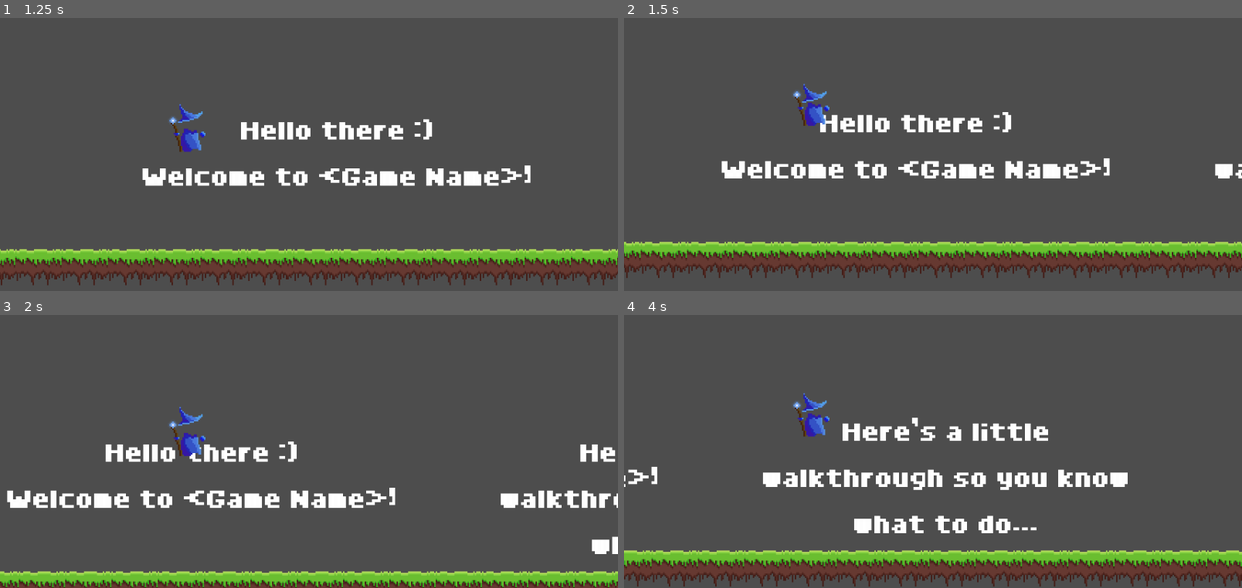
Above: before the commit, frames 1-4 (two rows, left to right).
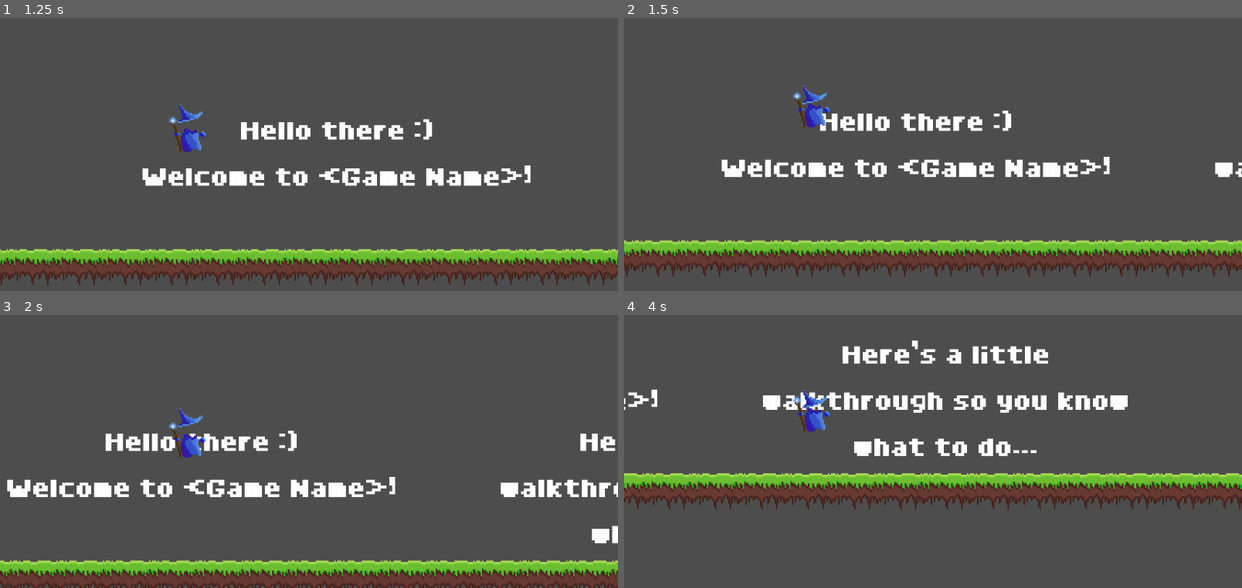
Above: after the commit, the same moments.

Repository: morganlabs-college/barrys-adventure
Game: Godot game, scene res://levels/tutorial/tutorial.tscn
The game is run twice, just before and just after one commit, with the same random seed, the same clock (stepped at 60 frames per second) and the same inputs.
Inputs:
- Up to frame 1 (1.25 s): hold Space (Jump) from 0.53 s (still down)
- Up to frame 2 (1.5 s): release Space (Jump) at 1.28 s; tap Space (Jump) at 1.35 s
- Up to frame 3 (2 s): tap Space (Jump) at 1.52, 1.82 s
- Up to frame 4 (4 s): hold Space (Jump) 2.03-2.78 s; tap Space (Jump) at 2.85, 3.02, 3.32 s; hold Space (Jump) from 3.53 s (still down)

Frame 1 is identical in both runs. In frame 2, 5.2% of the frame differs, in the area x 0-100%, y 24-96%; in frame 3, 16%; in frame 4, 27%, in the area x 0-100%, y 9-100%.

Commit message:
fix: double-jump
If player does *not* jump before jumping while mid-air, use full-power jump.

If player jumps and then attempts to jump again, use 75% of full jump power.

Diff:
--- a/src/components/player/movement.gd
+++ b/src/components/player/movement.gd
@@ -8,6 +8,7 @@
 
 @export var speed := 200.0
 
+var has_jumped := false
 var has_double_jumped := false
 var direction := DIRECTIONS.FORWARD
 
@@ -35,16 +36,20 @@
 
 func handle_jump():
 	if Input.is_action_pressed("Jump"):
-		if is_on_floor():
+		if is_on_floor() and !has_jumped:
 			velocity.y = jump_velocity
+			has_jumped = true
 			return
 
 	if Input.is_action_just_pressed("Jump") and !is_on_floor() and !has_double_jumped:
-		velocity.y = jump_velocity / 1.25
+		var multiplier = 0.75 if has_jumped else 1.0
+		velocity.y = jump_velocity * multiplier
 		direction = DIRECTIONS.RISING
 		has_double_jumped = true
+		return
 
 	if is_on_floor():
+		has_jumped = false
 		has_double_jumped = false
 
 
--- a/src/levels/normal.tscn
+++ b/src/levels/normal.tscn
@@ -87,62 +87,62 @@
 shape = SubResource("WorldBoundaryShape2D_dpo37")
 
 [connection signal="body_entered" from="Environment/Items/Mana" to="Environment/Items/Mana" method="_on_body_entered"]
-[connection signal="body_entered" from="Environment/Items/@Area2D@19673" to="Environment/Items/@Area2D@19673" method="_on_body_entered"]
-[connection signal="body_entered" from="Environment/Items/@Area2D@19674" to="Environment/Items/@Area2D@19674" method="_on_body_entered"]
-[connection signal="body_entered" from="Environment/Items/@Area2D@19675" to="Environment/Items/@Area2D@19675" method="_on_body_entered"]
-[connection signal="body_entered" from="Environment/Items/@Area2D@19676" to="Environment/Items/@Area2D@19676" method="_on_body_entered"]
-[connection signal="body_entered" from="Environment/Items/@Area2D@19677" to="Environment/Items/@Area2D@19677" method="_on_body_entered"]
-[connection signal="body_entered" from="Environment/Items/@Area2D@19678" to="Environment/Items/@Area2D@19678" method="_on_body_entered"]
-[connection signal="body_entered" from="Environment/Items/@Area2D@19679" to="Environment/Items/@Area2D@19679" method="_on_body_entered"]
-[connection signal="body_entered" from="Environment/Items/@Area2D@19680" to="Environment/Items/@Area2D@19680" method="_on_body_entered"]
-[connection signal="body_entered" from="Environment/Items/@Area2D@19681" to="Environment/Items/@Area2D@19681" method="_on_body_entered"]
-[connection signal="body_entered" from="Environment/Items/@Area2D@19682" to="Environment/Items/@Area2D@19682" method="_on_body_entered"]
-[connection signal="body_entered" from="Environment/Items/@Area2D@19683" to="Environment/Items/@Area2D@19683" method="_on_body_entered"]
-[connection signal="body_entered" from="Environment/Items/@Area2D@19684" to="Environment/Items/@Area2D@19684" method="_on_body_entered"]
-[connection signal="body_entered" from="Environment/Items/@Area2D@19685" to="Environment/Items/@Area2D@19685" method="_on_body_entered"]
-[connection signal="body_entered" from="Environment/Items/@Area2D@19686" to="Environment/Items/@Area2D@19686" method="_on_body_entered"]
-[connection signal="body_entered" from="Environment/Items/@Area2D@19687" to="Environment/Items/@Area2D@19687" method="_on_body_entered"]
-[connection signal="body_entered" from="Environment/Items/@Area2D@19688" to="Environment/Items/@Area2D@19688" method="_on_body_entered"]
-[connection signal="body_entered" from="Environment/Items/@Area2D@19689" to="Environment/Items/@Area2D@19689" method="_on_body_entered"]
-[connection signal="body_entered" from="Environment/Items/@Area2D@19690" to="Environment/Items/@Area2D@19690" method="_on_body_entered"]
-[connection signal="body_entered" from="Environment/Items/@Area2D@19691" to="Environment/Items/@Area2D@19691" method="_on_body_entered"]
-[connection signal="body_entered" from="Environment/Items/@Area2D@19692" to="Environment/Items/@Area2D@19692" method="_on_body_entered"]
-[connection signal="body_entered" from="Environment/Items/@Area2D@19693" to="Environment/Items/@Area2D@19693" method="_on_body_entered"]
-[connection signal="body_entered" from="Environment/Items/@Area2D@19694" to="Environment/Items/@Area2D@19694" method="_on_body_entered"]
-[connection signal="body_entered" from="Environment/Items/@Area2D@19695" to="Environment/Items/@Area2D@19695" method="_on_body_entered"]
-[connection signal="body_entered" from="Environment/Items/@Area2D@19696" to="Environment/Items/@Area2D@19696" method="_on_body_entered"]
-[connection signal="body_entered" from="Environment/Items/@Area2D@19697" to="Environment/Items/@Area2D@19697" method="_on_body_entered"]
-[connection signal="body_entered" from="Environment/Items/@Area2D@19698" to="Environment/Items/@Area2D@19698" method="_on_body_entered"]
-[connection signal="body_entered" from="Environment/Items/@Area2D@19699" to="Environment/Items/@Area2D@19699" method="_on_body_entered"]
-[connection signal="body_entered" from="Environment/Items/@Area2D@19700" to="Environment/Items/@Area2D@19700" method="_on_body_entered"]
-[connection signal="body_entered" from="Environment/Items/@Area2D@19701" to="Environment/Items/@Area2D@19701" method="_on_body_entered"]
-[connection signal="body_entered" from="Environment/Items/@Area2D@19702" to="Environment/Items/@Area2D@19702" method="_on_body_entered"]
-[connection signal="body_entered" from="Environment/Items/@Area2D@19703" to="Environment/Items/@Area2D@19703" method="_on_body_entered"]
-[connection signal="body_entered" from="Environment/Items/@Area2D@19704" to="Environment/Items/@Area2D@19704" method="_on_body_entered"]
-[connection signal="body_entered" from="Environment/Items/@Area2D@19705" to="Environment/Items/@Area2D@19705" method="_on_body_entered"]
-[connection signal="body_entered" from="Environment/Items/@Area2D@19706" to="Environment/Items/@Area2D@19706" method="_on_body_entered"]
-[connection signal="body_entered" from="Environment/Items/@Area2D@19707" to="Environment/Items/@Area2D@19707" method="_on_body_entered"]
-[connection signal="body_entered" from="Environment/Items/@Area2D@19708" to="Environment/Items/@Area2D@19708" method="_on_body_entered"]
-[connection signal="body_entered" from="Environment/Items/@Area2D@19709" to="Environment/Items/@Area2D@19709" method="_on_body_entered"]
-[connection signal="body_entered" from="Environment/Items/@Area2D@19710" to="Environment/Items/@Area2D@19710" method="_on_body_entered"]
-[connection signal="body_entered" from="Environment/Items/@Area2D@19711" to="Environment/Items/@Area2D@19711" method="_on_body_entered"]
-[connection signal="body_entered" from="Environment/Items/@Area2D@19712" to="Environment/Items/@Area2D@19712" method="_on_body_entered"]
-[connection signal="body_entered" from="Environment/Items/@Area2D@19713" to="Environment/Items/@Area2D@19713" method="_on_body_entered"]
-[connection signal="body_entered" from="Environment/Items/@Area2D@19714" to="Environment/Items/@Area2D@19714" method="_on_body_entered"]
-[connection signal="body_entered" from="Environment/Items/@Area2D@19715" to="Environment/Items/@Area2D@19715" method="_on_body_entered"]
-[connection signal="body_entered" from="Environment/Items/@Area2D@19716" to="Environment/Items/@Area2D@19716" method="_on_body_entered"]
-[connection signal="body_entered" from="Environment/Items/@Area2D@19717" to="Environment/Items/@Area2D@19717" method="_on_body_entered"]
-[connection signal="body_entered" from="Environment/Items/@Area2D@19718" to="Environment/Items/@Area2D@19718" method="_on_body_entered"]
-[connection signal="body_entered" from="Environment/Items/@Area2D@19719" to="Environment/Items/@Area2D@19719" method="_on_body_entered"]
-[connection signal="body_entered" from="Environment/Items/@Area2D@19720" to="Environment/Items/@Area2D@19720" method="_on_body_entered"]
-[connection signal="body_entered" from="Environment/Items/@Area2D@19721" to="Environment/Items/@Area2D@19721" method="_on_body_entered"]
-[connection signal="body_entered" from="Environment/Items/@Area2D@19722" to="Environment/Items/@Area2D@19722" method="_on_body_entered"]
-[connection signal="body_entered" from="Environment/Items/@Area2D@19723" to="Environment/Items/@Area2D@19723" method="_on_body_entered"]
-[connection signal="body_entered" from="Environment/Items/@Area2D@19724" to="Environment/Items/@Area2D@19724" method="_on_body_entered"]
-[connection signal="body_entered" from="Environment/Items/@Area2D@19725" to="Environment/Items/@Area2D@19725" method="_on_body_entered"]
-[connection signal="body_entered" from="Environment/Items/@Area2D@19726" to="Environment/Items/@Area2D@19726" method="_on_body_entered"]
-[connection signal="body_entered" from="Environment/Items/@Area2D@19727" to="Environment/Items/@Area2D@19727" method="_on_body_entered"]
-[connection signal="body_entered" from="Environment/Items/@Area2D@19728" to="Environment/Items/@Area2D@19728" method="_on_body_entered"]
-[connection signal="body_entered" from="Environment/Items/@Area2D@19729" to="Environment/Items/@Area2D@19729" method="_on_body_entered"]
-[connection signal="body_entered" from="Environment/Items/@Area2D@19730" to="Environment/Items/@Area2D@19730" method="_on_body_entered"]
-[connection signal="body_entered" from="Environment/Items/@Area2D@19731" to="Environment/Items/@Area2D@19731" method="_on_body_entered"]
+[connection signal="body_entered" from="Environment/Items/@Area2D@24438" to="Environment/Items/@Area2D@24438" method="_on_body_entered"]
+[connection signal="body_entered" from="Environment/Items/@Area2D@24439" to="Environment/Items/@Area2D@24439" method="_on_body_entered"]
+[connection signal="body_entered" from="Environment/Items/@Area2D@24440" to="Environment/Items/@Area2D@24440" method="_on_body_entered"]
+[connection signal="body_entered" from="Environment/Items/@Area2D@24441" to="Environment/Items/@Area2D@24441" method="_on_body_entered"]
+[connection signal="body_entered" from="Environment/Items/@Area2D@24442" to="Environment/Items/@Area2D@24442" method="_on_body_entered"]
+[connection signal="body_entered" from="Environment/Items/@Area2D@24443" to="Environment/Items/@Area2D@24443" method="_on_body_entered"]
+[connection signal="body_entered" from="Environment/Items/@Area2D@24444" to="Environment/Items/@Area2D@24444" method="_on_body_entered"]
+[connection signal="body_entered" from="Environment/Items/@Area2D@24445" to="Environment/Items/@Area2D@24445" method="_on_body_entered"]
+[connection signal="body_entered" from="Environment/Items/@Area2D@24446" to="Environment/Items/@Area2D@24446" method="_on_body_entered"]
+[connection signal="body_entered" from="Environment/Items/@Area2D@24447" to="Environment/Items/@Area2D@24447" method="_on_body_entered"]
+[connection signal="body_entered" from="Environment/Items/@Area2D@24448" to="Environment/Items/@Area2D@24448" method="_on_body_entered"]
+[connection signal="body_entered" from="Environment/Items/@Area2D@24449" to="Environment/Items/@Area2D@24449" method="_on_body_entered"]
+[connection signal="body_entered" from="Environment/Items/@Area2D@24450" to="Environment/Items/@Area2D@24450" method="_on_body_entered"]
+[connection signal="body_entered" from="Environment/Items/@Area2D@24451" to="Environment/Items/@Area2D@24451" method="_on_body_entered"]
+[connection signal="body_entered" from="Environment/Items/@Area2D@24452" to="Environment/Items/@Area2D@24452" method="_on_body_entered"]
+[connection signal="body_entered" from="Environment/Items/@Area2D@24453" to="Environment/Items/@Area2D@24453" method="_on_body_entered"]
+[connection signal="body_entered" from="Environment/Items/@Area2D@24454" to="Environment/Items/@Area2D@24454" method="_on_body_entered"]
+[connection signal="body_entered" from="Environment/Items/@Area2D@24455" to="Environment/Items/@Area2D@24455" method="_on_body_entered"]
+[connection signal="body_entered" from="Environment/Items/@Area2D@24456" to="Environment/Items/@Area2D@24456" method="_on_body_entered"]
+[connection signal="body_entered" from="Environment/Items/@Area2D@24457" to="Environment/Items/@Area2D@24457" method="_on_body_entered"]
+[connection signal="body_entered" from="Environment/Items/@Area2D@24458" to="Environment/Items/@Area2D@24458" method="_on_body_entered"]
+[connection signal="body_entered" from="Environment/Items/@Area2D@24459" to="Environment/Items/@Area2D@24459" method="_on_body_entered"]
+[connection signal="body_entered" from="Environment/Items/@Area2D@24460" to="Environment/Items/@Area2D@24460" method="_on_body_entered"]
+[connection signal="body_entered" from="Environment/Items/@Area2D@24461" to="Environment/Items/@Area2D@24461" method="_on_body_entered"]
+[connection signal="body_entered" from="Environment/Items/@Area2D@24462" to="Environment/Items/@Area2D@24462" method="_on_body_entered"]
+[connection signal="body_entered" from="Environment/Items/@Area2D@24463" to="Environment/Items/@Area2D@24463" method="_on_body_entered"]
+[connection signal="body_entered" from="Environment/Items/@Area2D@24464" to="Environment/Items/@Area2D@24464" method="_on_body_entered"]
+[connection signal="body_entered" from="Environment/Items/@Area2D@24465" to="Environment/Items/@Area2D@24465" method="_on_body_entered"]
+[connection signal="body_entered" from="Environment/Items/@Area2D@24466" to="Environment/Items/@Area2D@24466" method="_on_body_entered"]
+[connection signal="body_entered" from="Environment/Items/@Area2D@24467" to="Environment/Items/@Area2D@24467" method="_on_body_entered"]
+[connection signal="body_entered" from="Environment/Items/@Area2D@24468" to="Environment/Items/@Area2D@24468" method="_on_body_entered"]
+[connection signal="body_entered" from="Environment/Items/@Area2D@24469" to="Environment/Items/@Area2D@24469" method="_on_body_entered"]
+[connection signal="body_entered" from="Environment/Items/@Area2D@24470" to="Environment/Items/@Area2D@24470" method="_on_body_entered"]
+[connection signal="body_entered" from="Environment/Items/@Area2D@24471" to="Environment/Items/@Area2D@24471" method="_on_body_entered"]
+[connection signal="body_entered" from="Environment/Items/@Area2D@24472" to="Environment/Items/@Area2D@24472" method="_on_body_entered"]
+[connection signal="body_entered" from="Environment/Items/@Area2D@24473" to="Environment/Items/@Area2D@24473" method="_on_body_entered"]
+[connection signal="body_entered" from="Environment/Items/@Area2D@24474" to="Environment/Items/@Area2D@24474" method="_on_body_entered"]
+[connection signal="body_entered" from="Environment/Items/@Area2D@24475" to="Environment/Items/@Area2D@24475" method="_on_body_entered"]
+[connection signal="body_entered" from="Environment/Items/@Area2D@24476" to="Environment/Items/@Area2D@24476" method="_on_body_entered"]
+[connection signal="body_entered" from="Environment/Items/@Area2D@24477" to="Environment/Items/@Area2D@24477" method="_on_body_entered"]
+[connection signal="body_entered" from="Environment/Items/@Area2D@24478" to="Environment/Items/@Area2D@24478" method="_on_body_entered"]
+[connection signal="body_entered" from="Environment/Items/@Area2D@24479" to="Environment/Items/@Area2D@24479" method="_on_body_entered"]
+[connection signal="body_entered" from="Environment/Items/@Area2D@24480" to="Environment/Items/@Area2D@24480" method="_on_body_entered"]
+[connection signal="body_entered" from="Environment/Items/@Area2D@24481" to="Environment/Items/@Area2D@24481" method="_on_body_entered"]
+[connection signal="body_entered" from="Environment/Items/@Area2D@24482" to="Environment/Items/@Area2D@24482" method="_on_body_entered"]
+[connection signal="body_entered" from="Environment/Items/@Area2D@24483" to="Environment/Items/@Area2D@24483" method="_on_body_entered"]
+[connection signal="body_entered" from="Environment/Items/@Area2D@24484" to="Environment/Items/@Area2D@24484" method="_on_body_entered"]
+[connection signal="body_entered" from="Environment/Items/@Area2D@24485" to="Environment/Items/@Area2D@24485" method="_on_body_entered"]
+[connection signal="body_entered" from="Environment/Items/@Area2D@24486" to="Environment/Items/@Area2D@24486" method="_on_body_entered"]
+[connection signal="body_entered" from="Environment/Items/@Area2D@24487" to="Environment/Items/@Area2D@24487" method="_on_body_entered"]
+[connection signal="body_entered" from="Environment/Items/@Area2D@24488" to="Environment/Items/@Area2D@24488" method="_on_body_entered"]
+[connection signal="body_entered" from="Environment/Items/@Area2D@24489" to="Environment/Items/@Area2D@24489" method="_on_body_entered"]
+[connection signal="body_entered" from="Environment/Items/@Area2D@24490" to="Environment/Items/@Area2D@24490" method="_on_body_entered"]
+[connection signal="body_entered" from="Environment/Items/@Area2D@24491" to="Environment/Items/@Area2D@24491" method="_on_body_entered"]
+[connection signal="body_entered" from="Environment/Items/@Area2D@24492" to="Environment/Items/@Area2D@24492" method="_on_body_entered"]
+[connection signal="body_entered" from="Environment/Items/@Area2D@24493" to="Environment/Items/@Area2D@24493" method="_on_body_entered"]
+[connection signal="body_entered" from="Environment/Items/@Area2D@24494" to="Environment/Items/@Area2D@24494" method="_on_body_entered"]
+[connection signal="body_entered" from="Environment/Items/@Area2D@24495" to="Environment/Items/@Area2D@24495" method="_on_body_entered"]
+[connection signal="body_entered" from="Environment/Items/@Area2D@24496" to="Environment/Items/@Area2D@24496" method="_on_body_entered"]
Not shown: 3 places in src/levels/normal.tscn that only renumber resources
